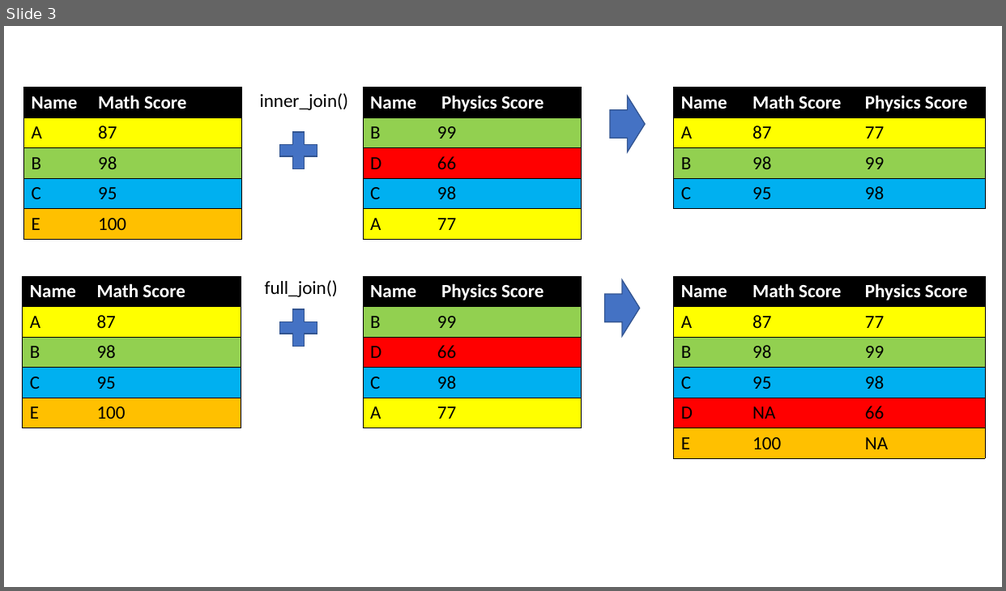
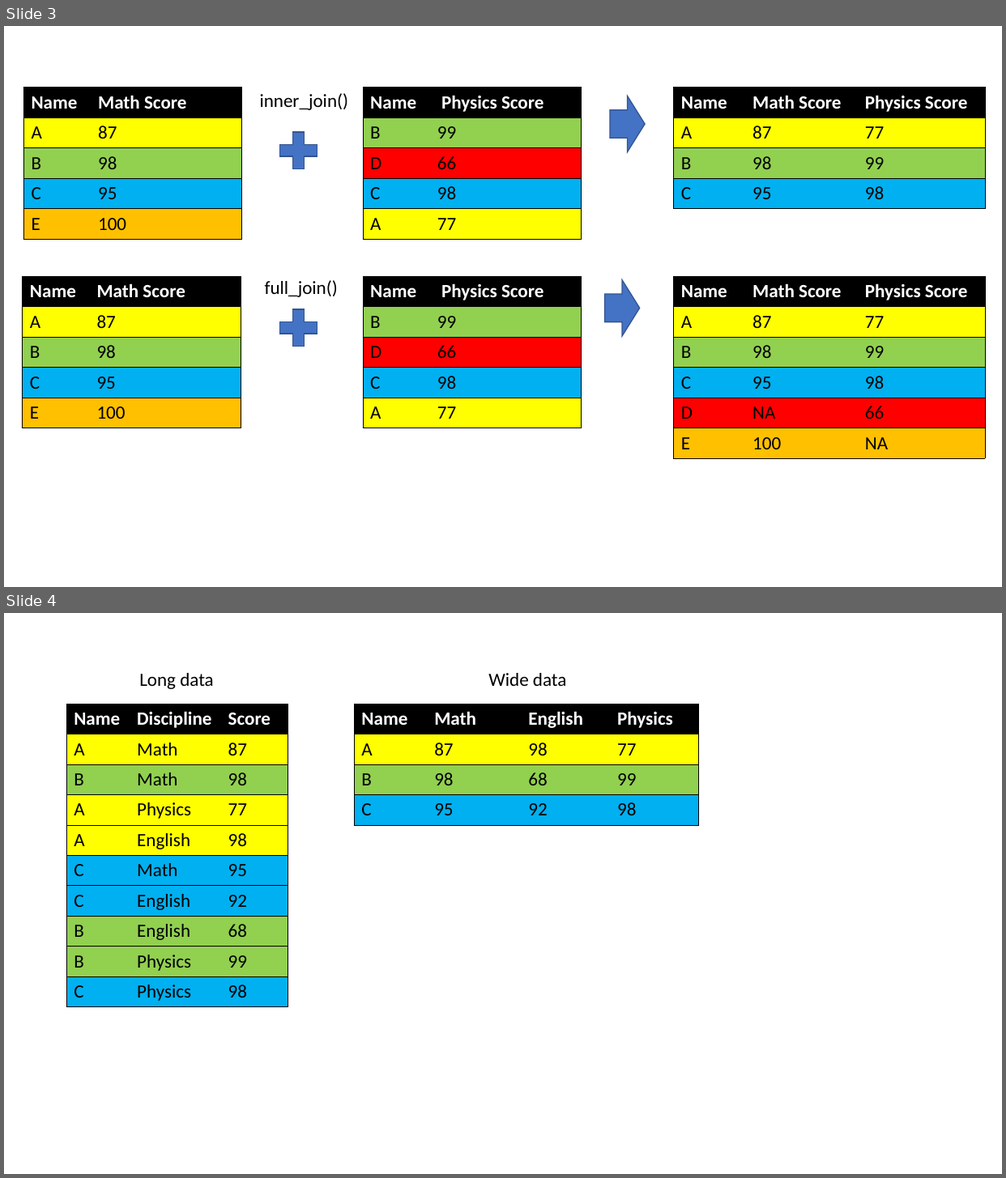
Before and after one commit to vtao1989/PA_5928_2021_spring, a slide deck: Pics/pics.pptx. Shown one above the other, each under a label of ours: slide 3 before the commit, slides 3 and 4 after it. The pictures are 1006x591 and 1006x1178 pixels, drawn with LibreOffice and Linux fonts; fonts in the diff are those of the drawing. Boxes give left, top, right and bottom in pixels: in the first picture for what was removed or moved away, otherwise in the second. Text is boxed around its words. In the diff, an @@ line names an element or a change of style, - is before the commit and + after.

```diff
--- a/Pics/pics.pptx
+++ b/Pics/pics.pptx
@@ slide 4 added at box(4, 613, 1002, 1174), background #FFFFFF @@
@@ text added at box(139, 673, 213, 689), 18 pt, text #000000 @@
+Long data
@@ text added at box(488, 673, 566, 686), 18 pt, text #000000 @@
+Wide data
@@ table added at box(66, 704, 288, 1007), 10 rows, 3 columns @@
+Name | Discipline | Score
+A | Math | 87
+B | Math | 98
+A | Physics | 77
+A | English | 98
+C | Math | 95
+C | English | 92
+B | English | 68
+B | Physics | 99
+C | Physics | 98
@@ table added at box(355, 704, 700, 825), 4 rows, 4 columns @@
+Name | Math | English | Physics
+A | 87 | 98 | 77
+B | 98 | 68 | 99
+C | 95 | 92 | 98
```
Also in this commit, not shown: 58 other files.
